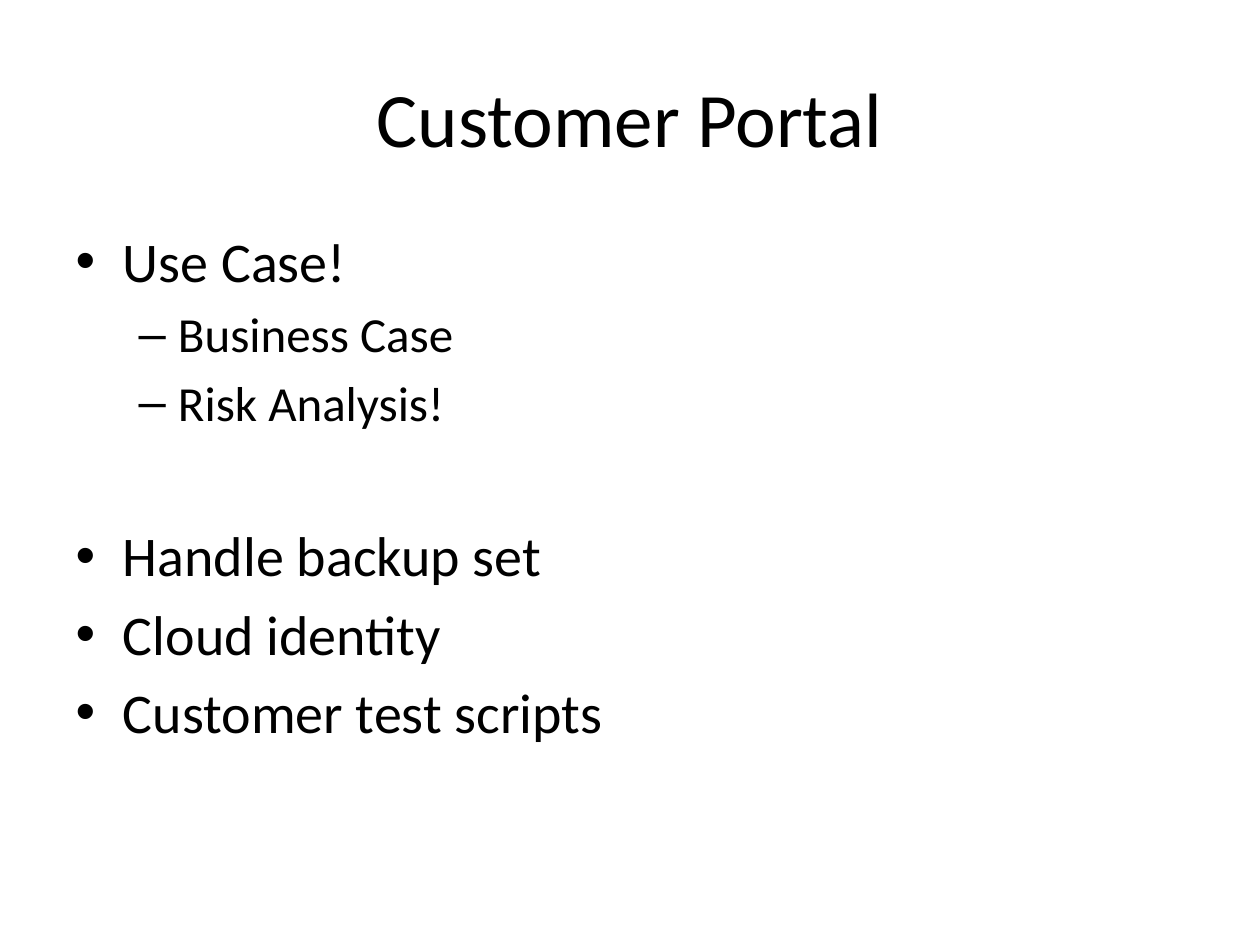
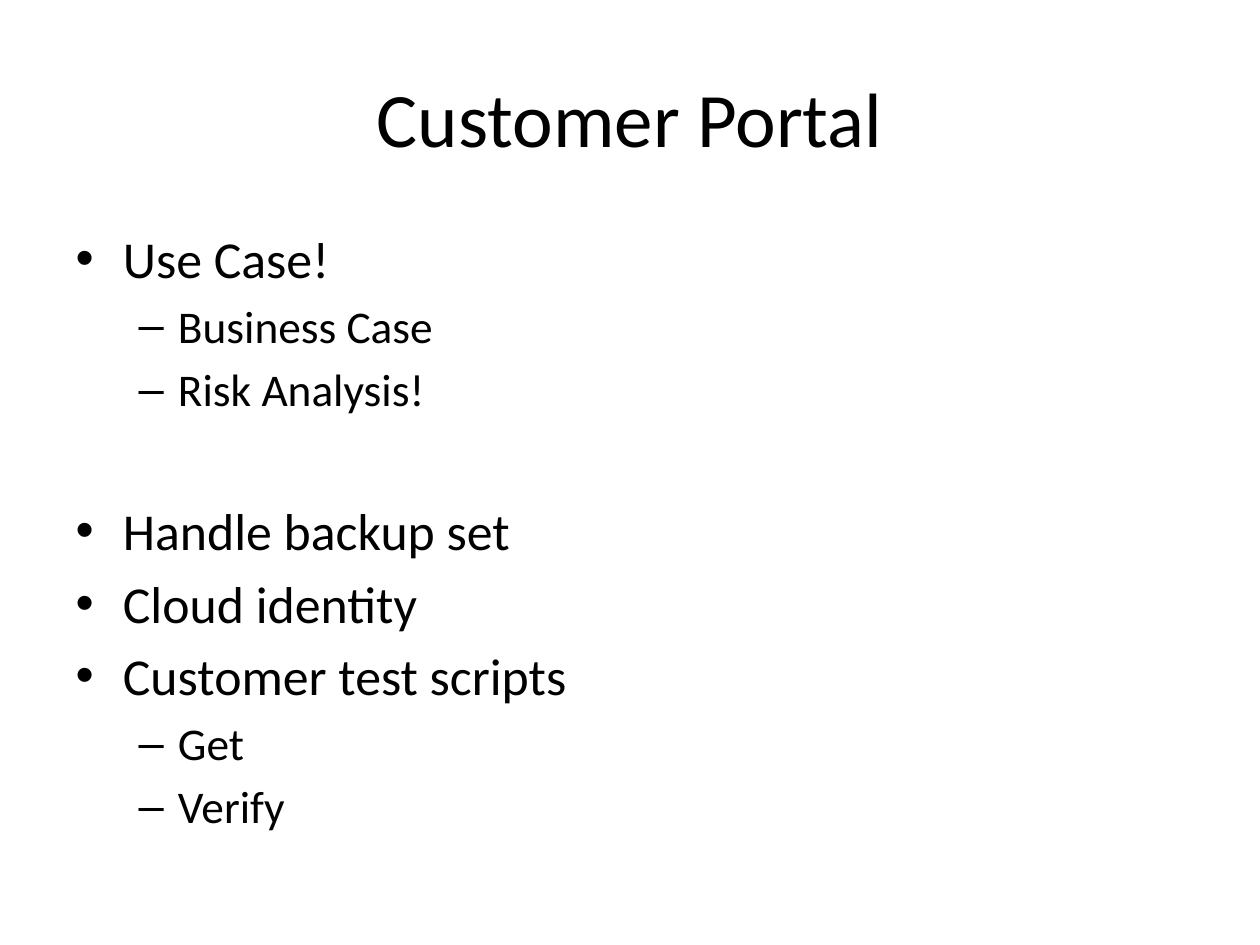
Before and after one commit to NielsGrove/MSSqlRecoveryTester, a slide deck: slide 4 of Documentation/MsSqlRecoveryTester.Concepts.pptx. Drawn at 1260x945 pixels with LibreOffice and Linux fonts; fonts in the diff are those of the drawing. Boxes give left, top, right and bottom in pixels: in the first picture for what was removed or moved away, otherwise in the second. Text is boxed around its words. In the diff, an @@ line names an element or a change of style, - is before the commit and + after.

```diff
--- a/Documentation/MsSqlRecoveryTester.Concepts.pptx
+++ b/Documentation/MsSqlRecoveryTester.Concepts.pptx
@@ text at (123, 243, 567, 704): size 32 to 29.6 pt in "Use Case!", "Handle backup set", "Cloud identity", "Customer test scripts"; size 28 to 25.9 pt in "Business Case", "Risk Analysis!" @@
@@ text at (178, 730, 285, 831): paragraphs added @@
+  – Get
+  – Verify
```
Also in this commit, not shown: 4 other slides changed.
